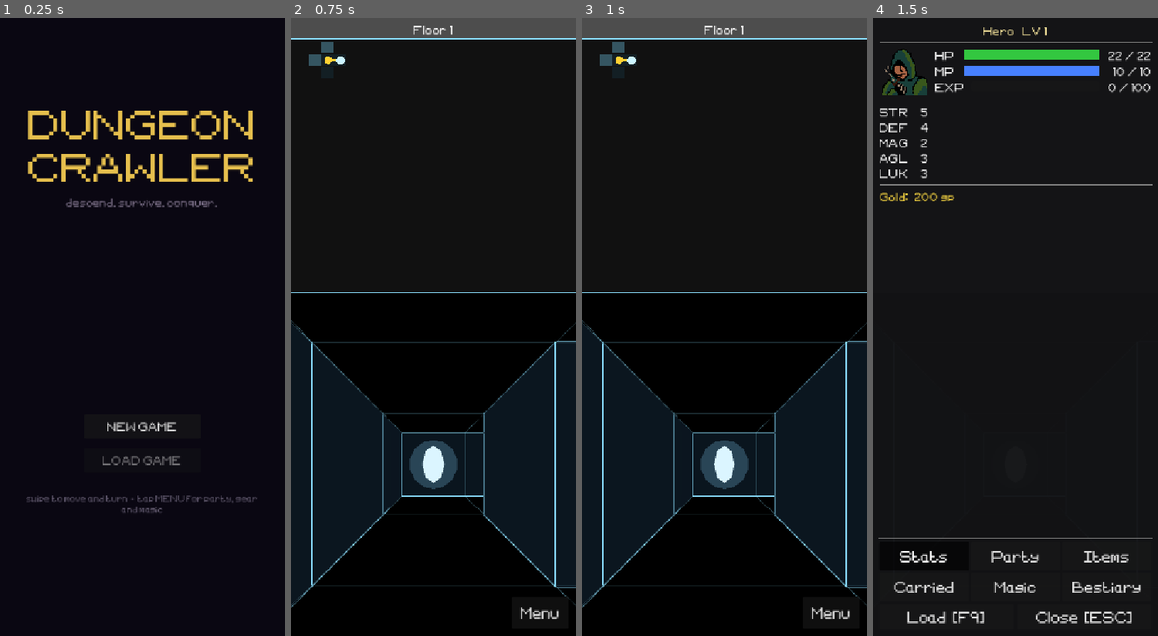
Above: before the commit, frames 1-4 (left to right).
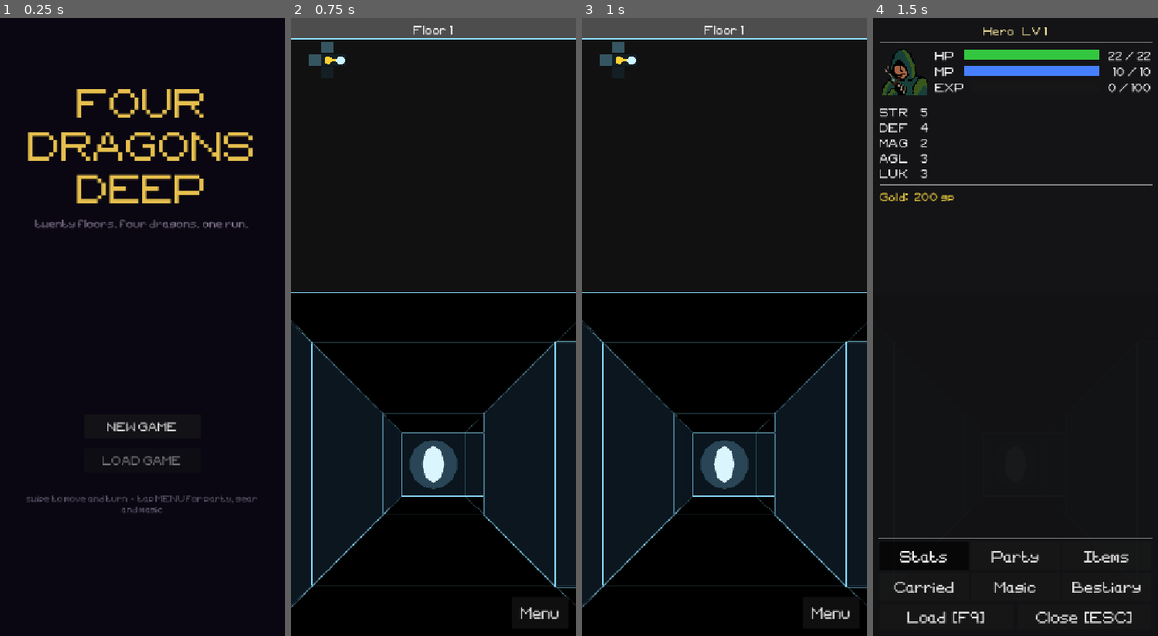
Above: after the commit, the same moments.

Repository: tausiftt5238/four-dragons-deep
Game: Godot game, scene res://scenes/title.tscn
Two runs of this game, one before a commit and one after it. Both use one fixed random seed, a clock stepped at 60 frames per second and the inputs below.
Inputs:
- Up to frame 1 (0.25 s): no input
- Up to frame 2 (0.75 s): click "NEW GAME" at 0.5 s
- Up to frame 3 (1 s): no input
- Up to frame 4 (1.5 s): click "Menu" at 1.25 s

The runs differ from the first frame. In frame 1, 6.1% of the frame differs, in the area x 9-89%, y 11-34%; in frame 2, nothing differs; in frame 3, nothing differs; in frame 4, nothing differs.

Commit message:
the game has a name: Four Dragons Deep
Replaces the placeholder "DUNGEON / CRAWLER" on the title screen and the
project name, which was still the repo's folder name and was showing up as
the browser tab title on the web build.

One word per line as before — DRAGONS is seven characters, the same width
as CRAWLER was, so the type size did not have to move. The subtitle says
what the run is rather than what you do in it.

Co-Authored-By: Claude Opus 5 <noreply@anthropic.com>
Claude-Session: https://claude.ai/code/session_012tjJ2m74nPySdMGCgppQWg

Diff:
--- a/project.godot
+++ b/project.godot
@@ -10,7 +10,7 @@
 
 [application]
 
-config/name="first-person-dungeon-crawler"
+config/name="Four Dragons Deep"
 run/main_scene="res://scenes/title.tscn"
 config/quit_on_go_back=false
 config/features=PackedStringArray("4.6", "GL Compatibility")
--- a/scripts/ui/title_screen.gd
+++ b/scripts/ui/title_screen.gd
@@ -29,14 +29,16 @@
 	head.add_theme_constant_override("separation", 18)
 	upper.add_child(head)
 
-	# One word per line. Fifteen characters at this size is far wider than a
-	# phone held upright, and shrinking the type to fit would waste the only
-	# place in the game with room for a big word.
-	var title: Label = _make_lbl("DUNGEON\nCRAWLER", 54, Color(0.90, 0.75, 0.30))
+	# One word per line. The whole name on one line at this size is far wider
+	# than a phone held upright, and shrinking the type to fit would waste the
+	# only place in the game with room for a big word. DRAGONS is the widest at
+	# seven characters, which is what sets the size.
+	var title: Label = _make_lbl("FOUR\nDRAGONS\nDEEP", 54, Color(0.90, 0.75, 0.30))
 	title.horizontal_alignment = HORIZONTAL_ALIGNMENT_CENTER
 	head.add_child(title)
 
-	var subtitle: Label = _make_lbl("descend. survive. conquer.", 15, Color(0.50, 0.45, 0.55))
+	var subtitle: Label = _make_lbl("twenty floors. four dragons. one run.", 15,
+			Color(0.50, 0.45, 0.55))
 	subtitle.horizontal_alignment = HORIZONTAL_ALIGNMENT_CENTER
 	head.add_child(subtitle)
 
